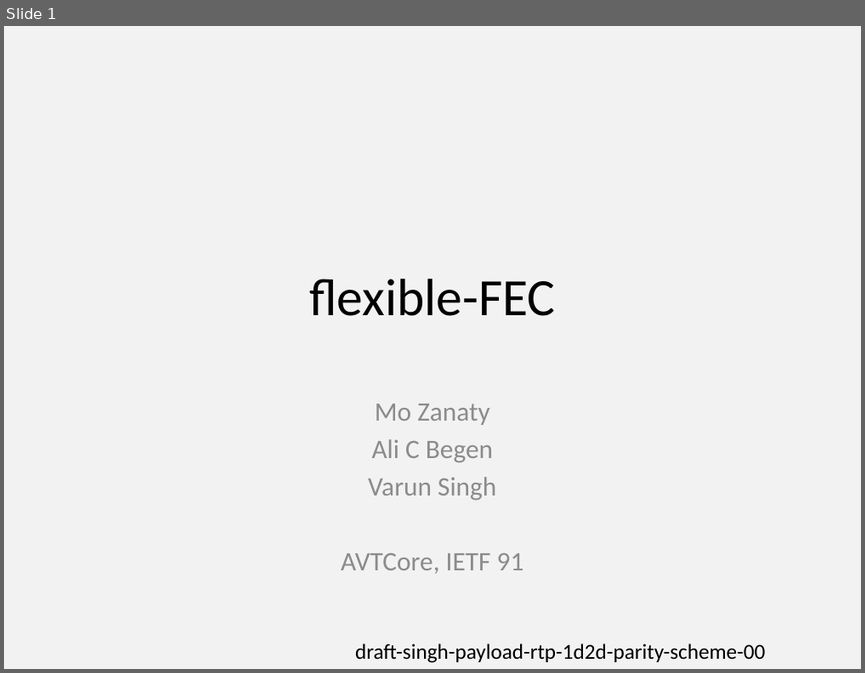
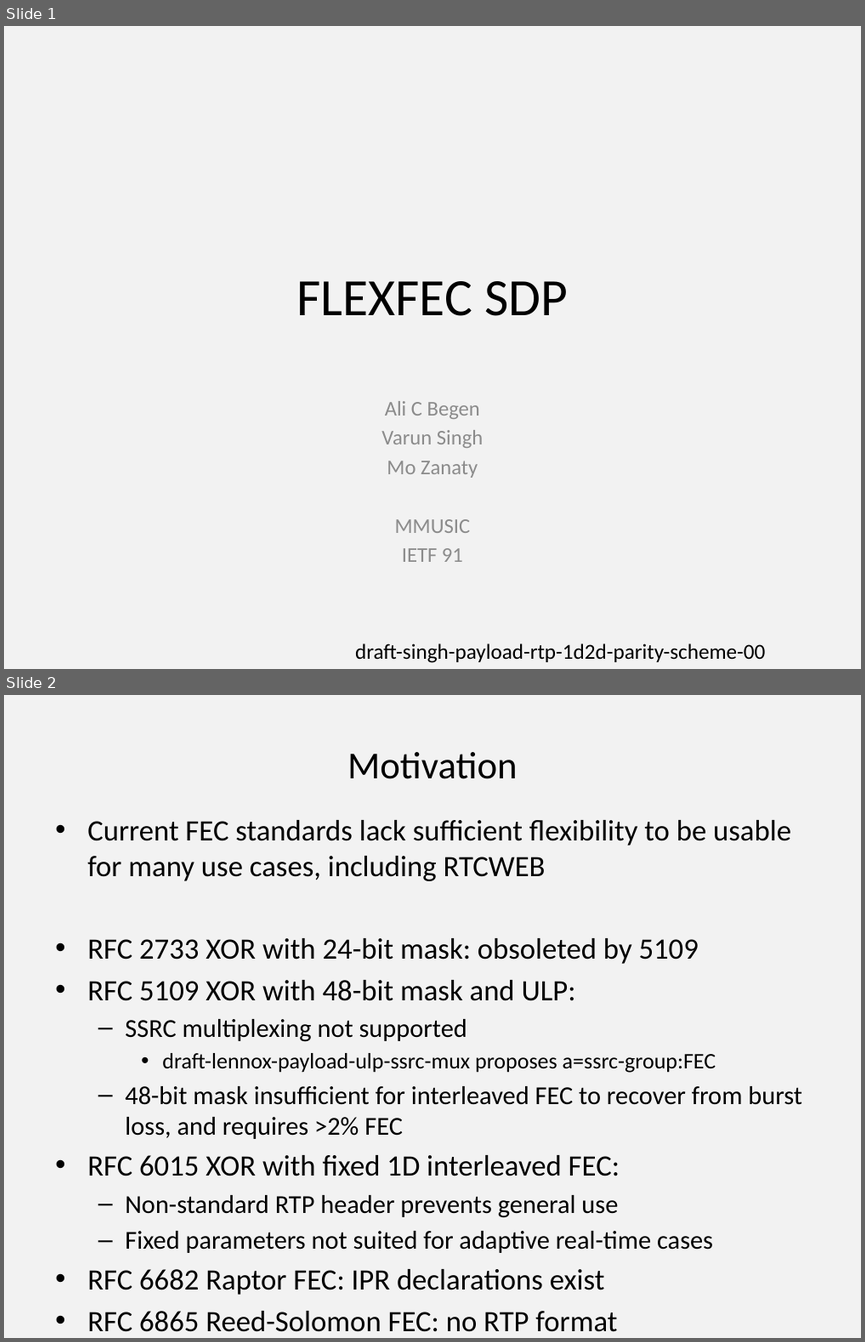
Before and after one commit to vr000m/payload-1d2d-parity-fec, a slide deck: 1d2d/presentations/91-mmusic-flexible-fec.pptx. Shown one above the other, each under a label of ours: slide 1 before the commit, slides 1 and 2 after it. The pictures are 865x673 and 865x1342 pixels, drawn with LibreOffice and Linux fonts; fonts in the diff are those of the drawing. Boxes give left, top, right and bottom in pixels: in the first picture for what was removed or moved away, otherwise in the second. Text is boxed around its words. In the diff, an @@ line names an element or a change of style, - is before the commit and + after.

Commit message:
final slides from IETF91

```diff
--- a/1d2d/presentations/91-mmusic-flexible-fec.pptx
+++ b/1d2d/presentations/91-mmusic-flexible-fec.pptx
@@ slide 2 added at (x1=4, y1=695, x2=861, y2=1338), background #F2F2F2 @@
@@ title added at (x1=347, y1=752, x2=517, y2=779), 32 pt, text #000000 @@
+Motivation
@@ text added at (x1=87, y1=820, x2=802, y2=1294), 24.8 pt, text #000000 @@
+• Current FEC standards lack sufficient flexibility to be usable for many use cases, including RTCWEB
+• RFC 2733 XOR with 24-bit mask: obsoleted by 5109
+• RFC 5109 XOR with 48-bit mask and ULP:
+  – SSRC multiplexing not supported
+    • draft-lennox-payload-ulp-ssrc-mux proposes a=ssrc-group:FEC
+  – 48-bit mask insufficient for interleaved FEC to recover from burst loss, and requires >2% FEC
+• RFC 6015 XOR with fixed 1D interleaved FEC:
+  – Non-standard RTP header prevents general use
+  – Fixed parameters not suited for adaptive real-time cases
+• RFC 6682 Raptor FEC: IPR declarations exist
+• RFC 6865 Reed-Solomon FEC: no RTP format
@@ slide 1 changed as well @@
@@ title at (x1=297, y1=281, x2=568, y2=316): text changed @@
-flexible-FEC
+FLEXFEC SDP
@@ subtitle at (x1=375, y1=403, x2=489, y2=425): paragraph removed @@
-Mo Zanaty
@@ subtitle at (x1=381, y1=401, x2=483, y2=448): size 22.4 to 17.6 pt in "Ali C Begen", "Varun Singh" @@
@@ subtitle at (x1=386, y1=460, x2=477, y2=562): text changed; size 22.4 to 17.6 pt @@
-AVTCore, IETF 91
+Mo Zanaty
+MMUSIC
+IETF 91
```
Also in this commit, not shown: 4 other slides added, 1 slide removed, 2 other files.
